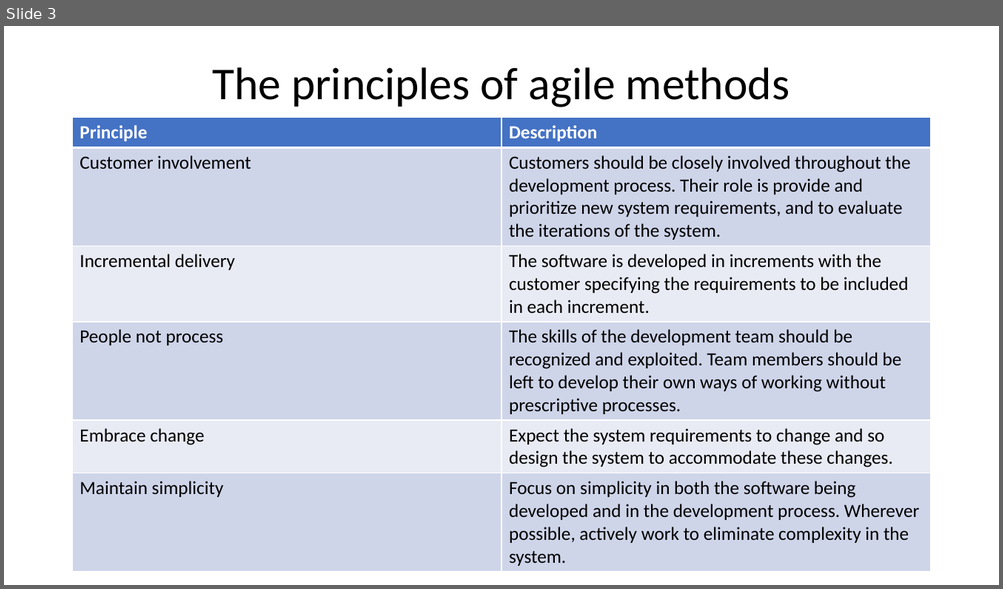
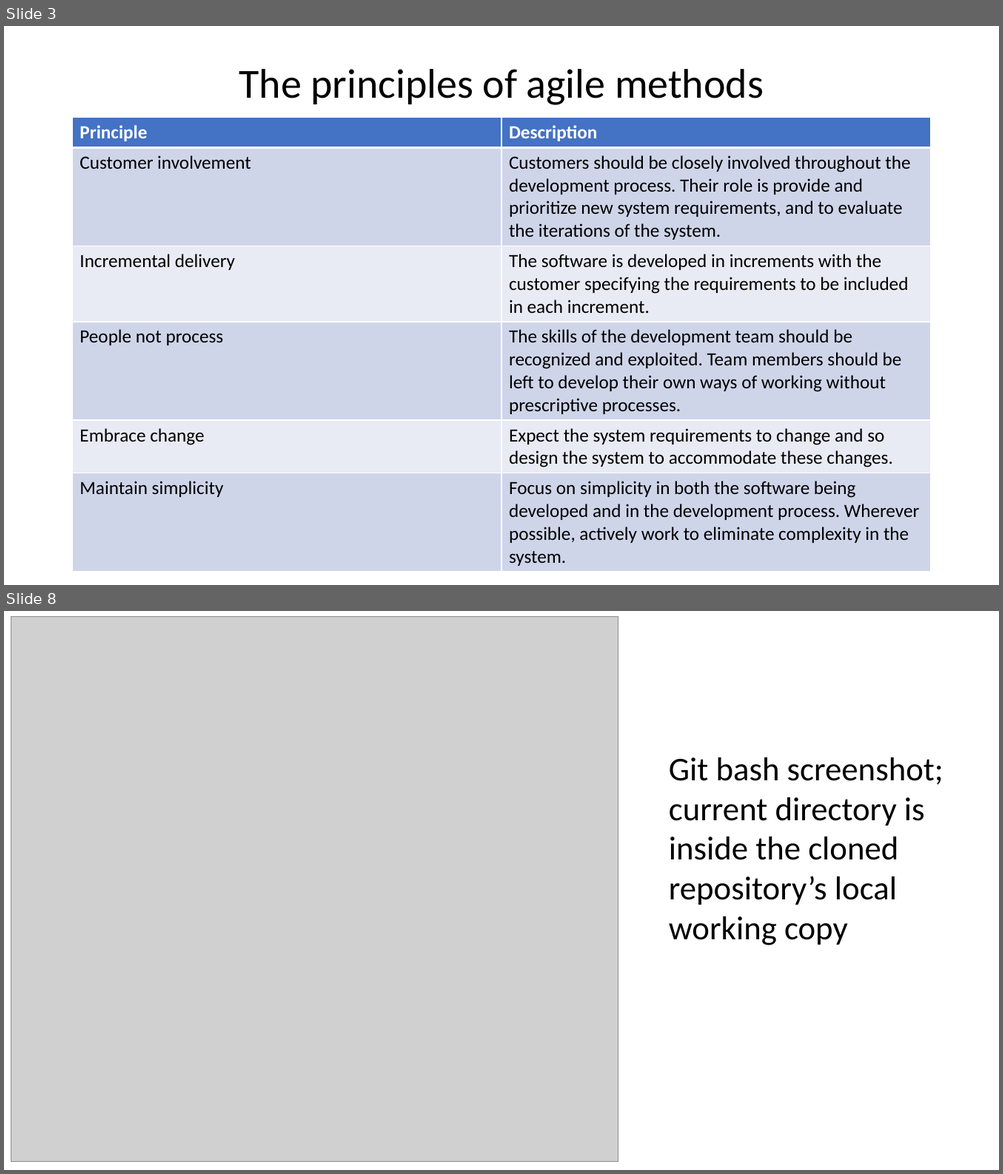
Before and after one commit to crioflorido/AgileSoftwareDevelopment, a slide deck: Agile Development.pptx. Shown one above the other, each under a label of ours: slide 3 before the commit, slides 3 and 8 after it; the slides between them are not shown. The pictures are 1003x589 and 1003x1174 pixels, drawn with LibreOffice and Linux fonts; fonts in the diff are those of the drawing; grey boxes stand for pictures. Boxes give left, top, right and bottom in pixels: in the first picture for what was removed or moved away, otherwise in the second. Text is boxed around its words. In the diff, an @@ line names an element or a change of style, - is before the commit and + after.

```diff
--- a/Agile Development.pptx
+++ b/Agile Development.pptx
@@ slide 8 added at (4, 611, 999, 1170), background #FFFFFF @@
@@ picture added at (11, 617, 618, 1162) @@
@@ text added at (669, 758, 943, 945), 32 pt, text #000000 @@
+Git bash screenshot; current directory is inside the cloned repository’s local working copy
@@ slide 3 changed as well @@
@@ title "The principles of agile methods" at (239, 69, 763, 105): size 44 to 40 pt @@
```
Also in this commit, not shown: 1 other slide changed, 6 other slides added, 1 slide removed, 4 other files.
